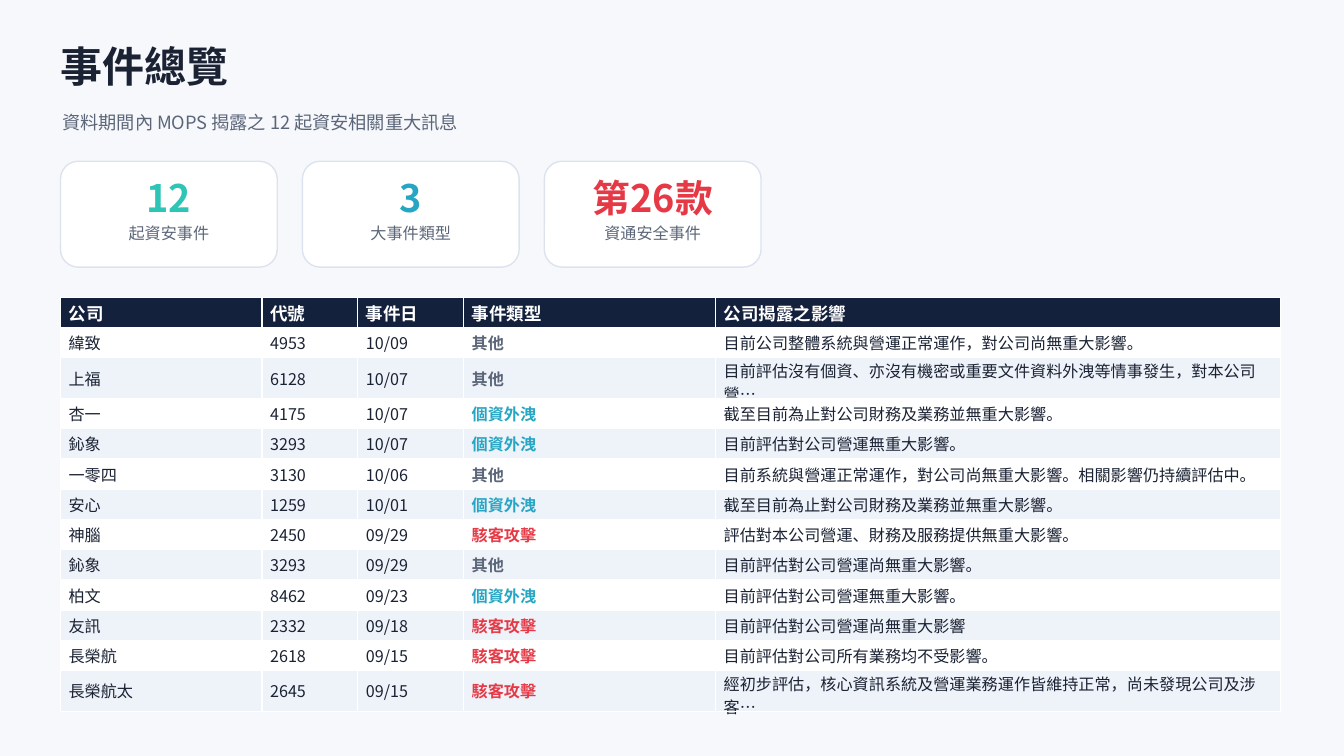
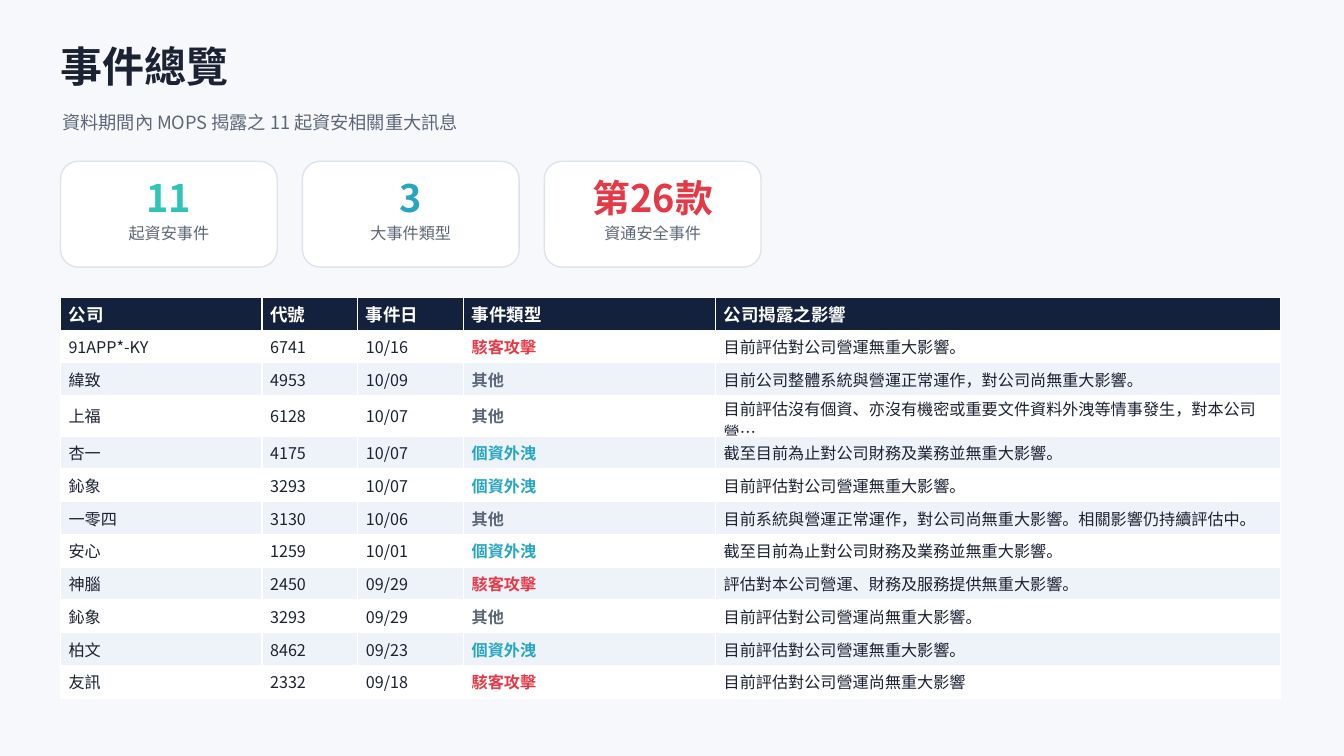
Before and after one commit to Johnnylin77/mops-isec-monitor, a slide deck: slide 2 of 資安事件因應分析.pptx. Drawn at 1344x756 pixels with LibreOffice and Linux fonts; fonts in the diff are those of the drawing. Boxes give left, top, right and bottom in pixels: in the first picture for what was removed or moved away, otherwise in the second. Text is boxed around its words. In the diff, an @@ line names an element or a change of style, - is before the commit and + after.

Commit message:
MOPS report: 2026-10-16

```diff
--- a/資安事件因應分析.pptx
+++ b/資安事件因應分析.pptx
@@ text at (x1=62, y1=113, x2=457, y2=131): text changed @@
-資料期間內 MOPS 揭露之 12 起資安相關重大訊息
+資料期間內 MOPS 揭露之 11 起資安相關重大訊息
@@ text at (x1=147, y1=184, x2=192, y2=212): text changed @@
-12
+11
@@ table at (x1=60, y1=297, x2=1280, y2=695) @@
+row 2: 91APP*-KY | 6741 | 10/16 | 駭客攻擊 | 目前評估對公司營運無重大影響。
-row 12: 長榮航 | 2618 | 09/15 | 駭客攻擊 | 目前評估對公司所有業務均不受影響。
-row 13: 長榮航太 | 2645 | 09/15 | 駭客攻擊 | 經初步評估，核心資訊系統及營運業務運作皆維持正常，尚未發現公司及涉客…
```
Also in this commit, not shown: 6 other slides changed, 2 other files.
